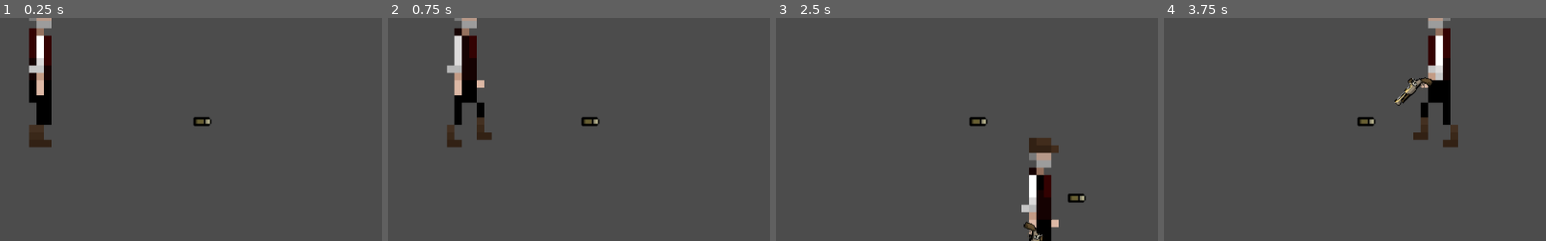
Above: before the commit, frames 1-4 (left to right).
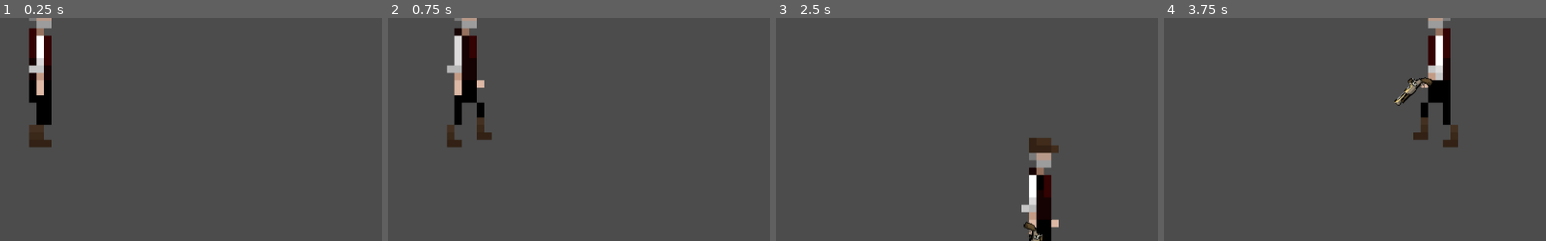
Above: after the commit, the same moments.

Repository: erickpea29/FinalDV
Game: Godot game, scene res://Pruebas.tscn
Same seed, same stepped clock (60 frames per second), same inputs: the game is played once before the commit and once after it. This scene is started directly instead of the project's main scene. Sound files missing from this copy of the repository are replaced by a short silence.
Inputs (mouse positions are % of the whole screen's width and height, from its top left):
- Up to frame 1 (0.25 s): no input
- Up to frame 2 (0.75 s): move the mouse to (72, 45) at 0.52 s; hold Right (ui_right) from 0.53 s (still down); tap F (Shoot) at 0.6 s
- Up to frame 3 (2.5 s): move the mouse to (30, 55) at 1.27 s; release Right (ui_right) at 1.28 s; hold Down (ui_down) 1.28-2.03 s; tap F (Shoot) at 1.35, 2.3 s; move the mouse to (60, 28) at 2.02 s; hold Right (ui_right) from 2.03 s (still down); tap G (TakeGun) at 2.1 s
- Up to frame 4 (3.75 s): move the mouse to (45, 70) at 2.77 s; release Right (ui_right) at 2.78 s; hold Up (ui_up) 2.78-3.53 s; tap F (Shoot) at 2.85, 3.6 s; move the mouse to (80, 65) at 3.52 s; hold Left (ui_left) from 3.53 s (still down)
The pictures show only the part of the screen within x 50-100%, y 49-99%; the shares and areas given below are measured in that part.

The runs differ from the first frame. In frame 1, 0.2% of the frame differs, in the area x 50-56%, y 44-49%; in frame 2, 0.2%; in frame 3, 0.4%, in the area x 50-82%, y 44-83%; in frame 4, 0.2%.

Commit message:
Simplificando codigo de disparo

Diff:
--- a/Pruebas.tscn
+++ b/Pruebas.tscn
@@ -1,9 +1,8 @@
-[gd_scene load_steps=5 format=2]
+[gd_scene load_steps=4 format=2]
 
 [ext_resource path="res://Scenes/Characters/Main_Character_Animation.tscn" type="PackedScene" id=1]
 [ext_resource path="res://Assets/enemy/Enemy.tscn" type="PackedScene" id=2]
 [ext_resource path="res://Scenes/Lives.tscn" type="PackedScene" id=3]
-[ext_resource path="res://Scenes/Objects/Gun_Bullet.tscn" type="PackedScene" id=4]
 
 [node name="Pruebas" type="Node2D"]
 
@@ -14,6 +13,3 @@
 
 [node name="Main_Character_Animation" parent="." instance=ExtResource( 1 )]
 position = Vector2( 687.308, 424.264 )
-
-[node name="Gun_Bullet" parent="." instance=ExtResource( 4 )]
-position = Vector2( 784.681, 432.819 )
--- a/Scenes/Characters/Main_Character_Animation.tscn
+++ b/Scenes/Characters/Main_Character_Animation.tscn
@@ -19,13 +19,13 @@
 [ext_resource path="res://Assets/Main_Character/Main_Character_Gun/old-man-gun-4.png" type="Texture" id=17]
 [ext_resource path="res://Assets/Main_Character/Main_Character_Gun/old-man-gun-7.png" type="Texture" id=18]
 [ext_resource path="res://Assets/Main_Character/Main_Character_Shoot/old-man-gun-shoot-1.png" type="Texture" id=19]
-[ext_resource path="res://Assets/Audio/shoot.ogg" type="AudioStream" id=20]
+[ext_resource path="res://Assets/Audio/Shotgun_Sound.ogg" type="AudioStream" id=20]
 
 [sub_resource type="SpriteFrames" id=1]
 animations = [ {
-"frames": [ ExtResource( 4 ) ],
-"loop": false,
-"name": "Main_Character_Idle",
+"frames": [ ExtResource( 4 ), ExtResource( 1 ), ExtResource( 2 ), ExtResource( 6 ), ExtResource( 5 ), ExtResource( 8 ), ExtResource( 7 ), ExtResource( 3 ) ],
+"loop": true,
+"name": "Main_Character_Walking",
 "speed": 8.0
 }, {
 "frames": [ ExtResource( 15 ) ],
@@ -33,19 +33,19 @@
 "name": "Main_Character_Gun_Idle",
 "speed": 5.0
 }, {
-"frames": [ ExtResource( 15 ), ExtResource( 16 ), ExtResource( 13 ), ExtResource( 17 ), ExtResource( 11 ), ExtResource( 12 ), ExtResource( 18 ), ExtResource( 14 ) ],
-"loop": true,
-"name": "Main_Character_Gun_Walking",
-"speed": 8.0
-}, {
 "frames": [ ExtResource( 19 ) ],
 "loop": false,
 "name": "Main_Character_Shooting",
 "speed": 5.0
 }, {
-"frames": [ ExtResource( 4 ), ExtResource( 1 ), ExtResource( 2 ), ExtResource( 6 ), ExtResource( 5 ), ExtResource( 8 ), ExtResource( 7 ), ExtResource( 3 ) ],
+"frames": [ ExtResource( 4 ) ],
+"loop": false,
+"name": "Main_Character_Idle",
+"speed": 8.0
+}, {
+"frames": [ ExtResource( 15 ), ExtResource( 16 ), ExtResource( 13 ), ExtResource( 17 ), ExtResource( 11 ), ExtResource( 12 ), ExtResource( 18 ), ExtResource( 14 ) ],
 "loop": true,
-"name": "Main_Character_Walking",
+"name": "Main_Character_Gun_Walking",
 "speed": 8.0
 } ]
 
@@ -75,5 +75,5 @@
 stream = ExtResource( 10 )
 volume_db = 20.0
 
-[node name="Shoot_SoundEffect" type="AudioStreamPlayer2D" parent="."]
+[node name="Shoot_SoundEffect" type="AudioStreamPlayer" parent="."]
 stream = ExtResource( 20 )
--- a/Scenes/Game_Intro/Intro_WoWGames.tscn
+++ b/Scenes/Game_Intro/Intro_WoWGames.tscn
@@ -16,5 +16,4 @@
 __meta__ = {
 "_edit_use_anchors_": false
 }
-
 [connection signal="finished" from="VideoPlayer" to="." method="_on_VideoPlayer_finished"]
--- a/Scripts/Gun_Bullet.gd
+++ b/Scripts/Gun_Bullet.gd
@@ -1,20 +1,20 @@
 extends KinematicBody2D
 
 #Declaracion de variables
-var velocidad = 250 #Velocidad de la bala
+var velocidad = 350 #Velocidad de la bala
 var movimiento = Vector2() #Vector de movimiento de la bala
 
 # Called when the node enters the scene tree for the first time.
 func _ready():
 	pass # Replace with function body.
 
-func inicio(posicion_inicial, movimiento_vista):
-	if movimiento_vista:
-		position = -posicion_inicial
-		movimiento = Vector2(-velocidad, 0)
-	else:
-		position = posicion_inicial
-		movimiento = Vector2(velocidad, 0)
+func inicio(posicion_inicial):
+	#if movimiento_vista:
+	position = posicion_inicial
+		#movimiento = Vector2(-velocidad, 0)
+	#else:
+		#position = posicion_inicial
+	movimiento = Vector2(velocidad, 0)
 
 # Called every frame. 'delta' is the elapsed time since the previous frame.
 func _physics_process(delta):
--- a/Scripts/Main_Character_Animation.gd
+++ b/Scripts/Main_Character_Animation.gd
@@ -3,31 +3,31 @@
 var velocidad = 250 #Velocidad del personaje
 var movimiento = Vector2() #Vector de movimiento de la velocidad
 var con_slide = true #Variable para cambiar entre move_and_slide() y move_and_collide()
-var arma = false
+var arma = false #Variable que nos permite poner y quitar sprite de personaje con arma
+#Cargamos escena de vala para instanciarla
 var dispara_bala = preload("res://Scenes/Objects/Gun_Bullet.tscn")
-var vista
 
 func _ready():
 	self.global_position = Global.player_initial_map_position
 
+#Funcion para escuchar eventos del teclado
 func get_input():
-	movimiento = Vector2()
+	movimiento = Vector2() #Asignamos vector de movimiento
 	if Input.is_action_pressed('ui_right'):
-		$Player.flip_h = false #Si el personaje gira a la derecha
-		vista = false
-		movimiento.x += 1
+			$Player.flip_h = false #Si el personaje gira a la derecha
+			movimiento.x += 1
 	if Input.is_action_pressed('ui_left'):
-		$Player.flip_h = true #Si el personaje gira a la izquierda
-		$Player/Gun_Sight.transform.x * -1
-		vista = true
-		movimiento.x -= 1
-	if Input.is_action_pressed('ui_down'):
-		movimiento.y += 1
-	if Input.is_action_pressed('ui_up'):
-		movimiento.y -= 1
+			$Player.flip_h = true #Si el personaje gira a la izquierda
+			movimiento.x -= 1
+	if Input.is_action_pressed('ui_down'): #Si el personaje va hacia abajo
+			movimiento.y += 1
+	if Input.is_action_pressed('ui_up'): #Si el personaje va hacia arriba
+			movimiento.y -= 1
 
+	#Normalizamos velocidad para desplazamiento en diagonal
 	movimiento = movimiento.normalized() * velocidad
 
+	#Verificamos si el jugador porta o guarda el arma, cuando la consiga
 	if Input.is_action_just_pressed("TakeGun"):
 		arma = !arma
 
@@ -41,19 +41,22 @@
 	else: #Si no está en movimiento verificamos que tenga o no arma
 		if arma:
 			$Player.animation = "Main_Character_Shooting" #Sprite del personaje cuando está quieto y tiene arma
+			#Verificamos que tenga arma y que se haya presionado F (disparo)
+			if Input.is_action_just_pressed("Shoot"):
+				$Player.animation = "Main_Character_Shooting"
+				print("hola hola")
+				$Shoot_SoundEffect.play()
+				shoot() #Funcion que genera la bala y realiza el disparo
 		else:
 			$Player.animation = "Main_Character_Idle" #Sprite del personaje cuando está quieto y no tiene arma
+			$Shoot_SoundEffect.volume_db = -80
 		$Steps_SoundEffect.pitch_scale = rand_range(0.8, 1.2) #Modulacion del sonido de los efectos de pasos del personaje
 		$Steps_SoundEffect.play() #Efecto de sonido de pasos del personaje
-	#Verificamos que tenga arma y que se haya presionado F (disparo)
-
-	if arma && Input.is_action_just_pressed("Shoot"):
-		shoot() #Funcion que genera la bala y realiza el disparo
 
 #Funcion para generar la bala y animar el disparo del arma del personaje
 func shoot():
 	var bala = dispara_bala.instance() #Instanciamos la bala
-	bala.inicio($Player/Gun_Sight.global_position, vista) #Iniciamos valores de posicion para generar el disparo
+	bala.inicio($Player/Gun_Sight.global_position) #Iniciamos valores de posicion para generar el disparo
 	get_parent().add_child(bala) #Agregamos la escena de la bala
 
 func _physics_process(delta):
Not shown, added: Assets/Audio/Shotgun_Sound.ogg.import
Not shown, added: Assets/Audio/Shotgun_Sound.ogg
